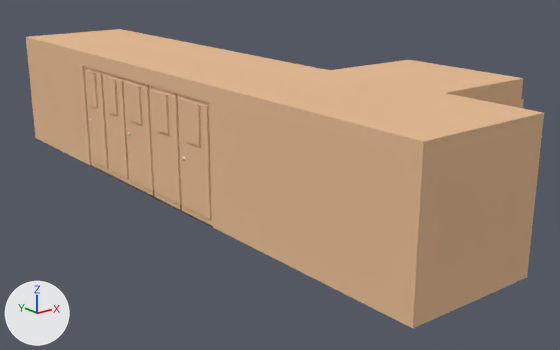
Two versions of the Blender file DENTENTIONCENTERHALLWAY.blend, one commit apart.
Both versions are drawn from a 50 mm camera at (-19.7, -29.3, 11.7) aimed at (2.8, -1.2, 0.5). The lights are fixed; the arrows at lower left show +X, +Y and +Z.
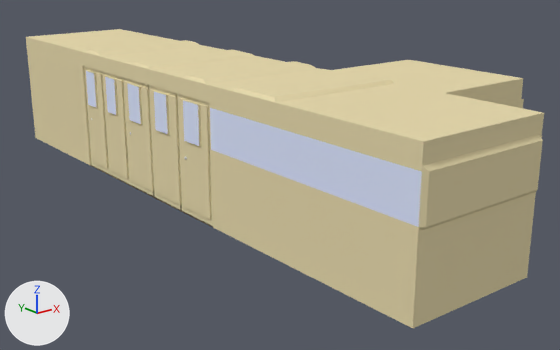
The newer file is also turned or shifted as a whole; pictures and numbers use the older file's frame.

Where the change shows, as pixel boxes [x1, y1, x2, y2] in the pictures (560 x 350 px):
'Cube', recoloured, reshaped
    both: [26, 29, 544, 328]
part 1 of me_cube, built on
    before: [85, 42, 542, 282]
    after: [85, 40, 543, 282]
part 2 of me_cube, recoloured
    both: [26, 29, 544, 328]

Edits to the bpy script that builds the scene:
```text
Change mat_material:
    mat_material.base_color: (0.8, 0.509, 0.306) -> (0.733, 0.802, 1.0)  # beige #e7bd96 -> white #dee7ff
Add mat_material_001:
    mat_material_001 = diffuse_material('Material.001')
    mat_material_001.base_color = (0.8, 0.698, 0.421)  # beige #e7daae
Change me_cube:
    used by ob_cube; location = (0.0, 0.0, 3.0); scale = (3.0, 15.0, 3.0)
    remove me_cube.from_pydata(...)  # 732 vertices, 730 faces; spans x -1.03..2.7, y -1.0..1.02, z -1.0..1.0
    add me_cube.from_pydata(...)  # 828 vertices, 826 faces; spans x -1.03..2.7, y -1.01..1.02, z -1.0..1.05
    me_cube part 1
    24 faces are deleted
    8 vertices in x -0.94..0.95, y -0.22..0.47, z 1.0 move by (0.0, 0.0, 0.04)
    4 vertices in x -0.94..0.95, y -1.0, z 0.12..0.7 move by (0.0, -0.01, 0.0)
    6 vertices move from x -0.94..0.95, y 0.07..0.18, z 1.0 to x -0.95..0.96, y 0.07..0.18, z 1.03..1.04
    38 vertices are added at x -1.0..2.7, y -0.55..-0.37, z -1.0..1.05
    12 new vertices lie (0.0, 0.17, 0.0) away from vertices in x 0.95..2.7, y -0.72, z -1.0..1.0
    12 new vertices lie (0.0, -0.09, 0.0) away from vertices in x -1.0..0.95, y -0.29..-0.26, z -1.0..1.0
    12 new vertices lie (0.0, -0.08, 0.0) away from vertices in x 1.0..2.7, y -0.3, z -1.0..1.0
    11 new vertices lie (0.0, 0.18, 0.0) away from vertices in x -1.0..0.95, y -0.72, z -1.0..1.0
    11 new vertices lie (0.0, 0.15, 0.0) away from vertices in x 1.0..2.7, y -0.54, z -1.0..1.0
    110 new faces join them, mat_material_001 (beige #e7daae)
    10 new faces join them, mat_material (white #dee7ff)
    me_cube part 2: 693 faces spanning x -1.03..2.7, y -1.01..1.02, z -1.0..1.04 switch from mat_material (beige #e7bd96) to mat_material_001 (beige #e7daae)
```
